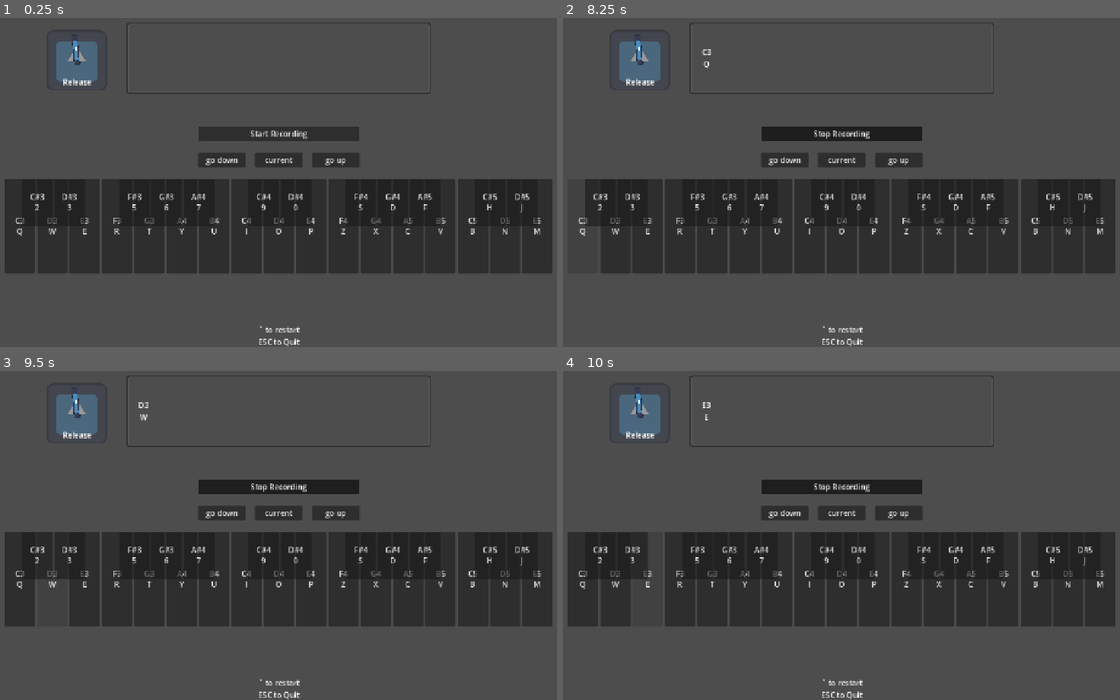
Above: before the commit, frames 1-4 (two rows, left to right).
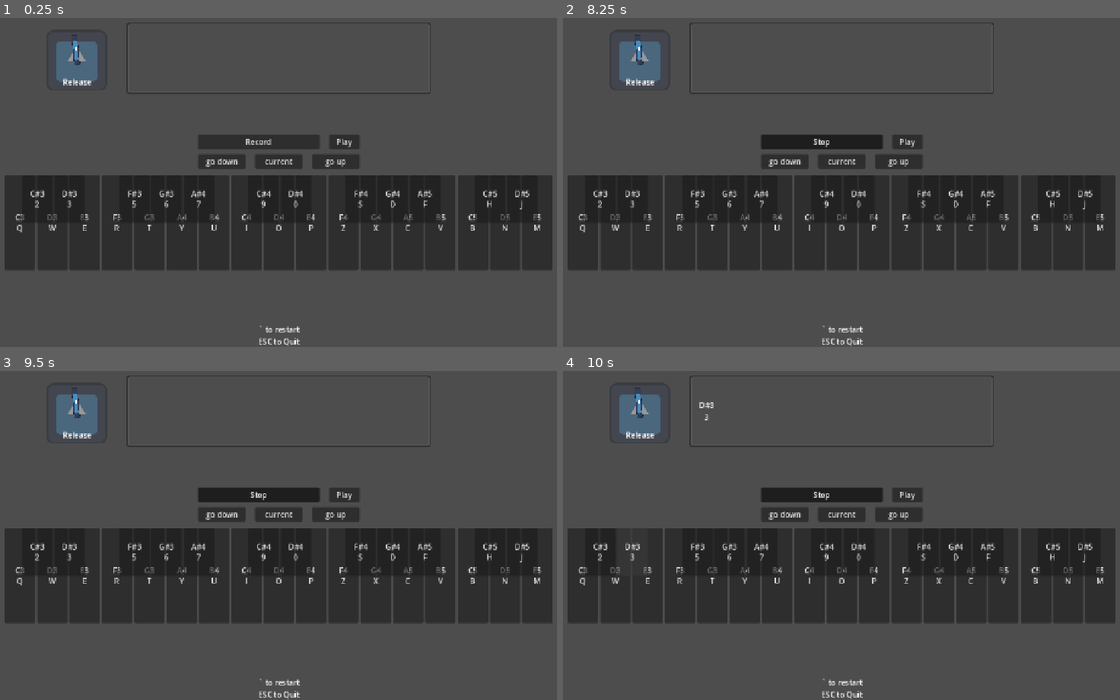
Above: after the commit, the same moments.

Repository: BaconEggsRL/GDSynth
Game: Godot game, scene res://main.tscn
Same seed, same stepped clock (60 frames per second), same inputs: the game is played once before the commit and once after it. The engine's default icon, where the game draws it, is replaced by a stand-in: a white triangle on a blue panel in a dark square.
Inputs (mouse positions are in pixels of both pictures, inside the frame that each line leads up to):
- Up to frame 1 (0.25 s): no input
- Up to frame 2 (8.25 s): click "Start Recording" (after the commit: "Record") at 0.5 s; click "Stop Recording" (after the commit: "Stop") at 1.25 s; click "current" at 2 s; click "Start Recording" (after the commit: "Record") at 2.75 s; click (908, 143) at 3.5 s, where only the run after the commit has a clickable "Play"; click (908, 143) at 4.25 s, where only the run after the commit has a clickable "Play"; click "go down" at 5 s; click "go down" at 5.75 s; click "go up" at 6.5 s; click "go up" at 7.25 s; click "C3 Q" at 8 s
- Up to frame 3 (9.5 s): click "D3 W" at 8.75 s
- Up to frame 4 (10 s): click "E3 E" at 9.5 s

The runs differ from the first frame. In frame 1, 5.0% of the frame differs, in the area x 0-100%, y 33-100%; in frame 2, 5.1%; in frame 3, 5.1%, in the area x 0-100%, y 9-100%; in frame 4, 5.1%.

Commit message:
ui

Diff:
--- /dev/null
+++ b/default_bus_layout.tres
@@ -0,0 +1,8 @@
+[gd_resource type="AudioBusLayout" load_steps=2 format=3 uid="uid://c8vxm0sctd011"]
+
+[sub_resource type="AudioEffectRecord" id="AudioEffectRecord_j3pel"]
+resource_name = "Record"
+
+[resource]
+bus/0/effect/0/effect = SubResource("AudioEffectRecord_j3pel")
+bus/0/effect/0/enabled = true
--- a/main.tscn
+++ b/main.tscn
@@ -24,13 +24,13 @@
 
 [node name="main" type="Node" node_paths=PackedStringArray("record", "release_knob", "down", "current", "up", "piano_black", "piano_white", "note_label", "polyphonic_player", "audio_player")]
 script = ExtResource("1_ig7tw")
-record = NodePath("Control/VBoxContainer/record")
+record = NodePath("Control/VBoxContainer/MarginContainer/VBoxContainer/record/record")
 release_knob = NodePath("Control/release_knob")
-down = NodePath("Control/VBoxContainer/quick/down")
-current = NodePath("Control/VBoxContainer/quick/current")
-up = NodePath("Control/VBoxContainer/quick/up")
-piano_black = NodePath("Control/VBoxContainer/VBoxContainer/piano_black")
-piano_white = NodePath("Control/VBoxContainer/VBoxContainer/piano_white")
+down = NodePath("Control/VBoxContainer/MarginContainer/VBoxContainer/quick/down")
+current = NodePath("Control/VBoxContainer/MarginContainer/VBoxContainer/quick/current")
+up = NodePath("Control/VBoxContainer/MarginContainer/VBoxContainer/quick/up")
+piano_black = NodePath("Control/VBoxContainer/piano/piano_black")
+piano_white = NodePath("Control/VBoxContainer/piano/piano_white")
 note_label = NodePath("Control/StatsPanel/MarginContainer/VBoxContainer/HBoxContainer/NoteLabel")
 polyphonic_player = NodePath("PolyphonicPlayer")
 audio_player = NodePath("AudioStreamPlayer")
@@ -56,75 +56,82 @@
 anchor_top = 0.5
 anchor_right = 0.5
 anchor_bottom = 0.5
-offset_left = -170.0
-offset_top = -20.0
-offset_right = 170.0
-offset_bottom = 20.0
+offset_left = -180.0
+offset_top = -48.0
+offset_right = 180.0
+offset_bottom = 48.0
 grow_horizontal = 2
 grow_vertical = 2
-theme_override_constants/separation = 24
-
-[node name="record" type="Button" parent="Control/VBoxContainer"]
-custom_minimum_size = Vector2(338, 0)
+
+[node name="MarginContainer" type="MarginContainer" parent="Control/VBoxContainer"]
 layout_mode = 2
 size_flags_horizontal = 4
+theme_override_constants/margin_left = 10
+theme_override_constants/margin_top = 10
+theme_override_constants/margin_right = 10
+theme_override_constants/margin_bottom = 10
+
+[node name="VBoxContainer" type="VBoxContainer" parent="Control/VBoxContainer/MarginContainer"]
+layout_mode = 2
+theme_override_constants/separation = 10
+
+[node name="record" type="HBoxContainer" parent="Control/VBoxContainer/MarginContainer/VBoxContainer"]
+layout_mode = 2
+theme_override_constants/separation = 20
+alignment = 1
+
+[node name="record" type="Button" parent="Control/VBoxContainer/MarginContainer/VBoxContainer/record"]
+layout_mode = 2
+size_flags_horizontal = 3
 focus_mode = 0
 toggle_mode = true
 action_mode = 0
-text = "Start Recording"
+text = "Record"
 script = ExtResource("2_h2yge")
 
-[node name="quick" type="HBoxContainer" parent="Control/VBoxContainer"]
+[node name="play" type="Button" parent="Control/VBoxContainer/MarginContainer/VBoxContainer/record"]
+custom_minimum_size = Vector2(64, 0)
+layout_mode = 2
+focus_mode = 0
+toggle_mode = true
+action_mode = 0
+text = "Play"
+
+[node name="quick" type="HBoxContainer" parent="Control/VBoxContainer/MarginContainer/VBoxContainer"]
 layout_mode = 2
 size_flags_horizontal = 4
 theme_override_constants/separation = 20
 
-[node name="down" type="Button" parent="Control/VBoxContainer/quick"]
+[node name="down" type="Button" parent="Control/VBoxContainer/MarginContainer/VBoxContainer/quick"]
 custom_minimum_size = Vector2(100, 0)
 layout_mode = 2
 focus_mode = 0
 action_mode = 0
 text = "go down"
 
-[node name="current" type="Button" parent="Control/VBoxContainer/quick"]
+[node name="current" type="Button" parent="Control/VBoxContainer/MarginContainer/VBoxContainer/quick"]
 custom_minimum_size = Vector2(100, 0)
 layout_mode = 2
 focus_mode = 0
 action_mode = 0
 text = "current"
 
-[node name="up" type="Button" parent="Control/VBoxContainer/quick"]
+[node name="up" type="Button" parent="Control/VBoxContainer/MarginContainer/VBoxContainer/quick"]
 custom_minimum_size = Vector2(100, 0)
 layout_mode = 2
 focus_mode = 0
 action_mode = 0
 text = "go up"
 
-[node name="VBoxContainer" type="VBoxContainer" parent="Control/VBoxContainer"]
+[node name="piano" type="VBoxContainer" parent="Control/VBoxContainer"]
 layout_mode = 2
 theme_override_constants/separation = -200
 
-[node name="piano_white" type="HBoxContainer" parent="Control/VBoxContainer/VBoxContainer"]
-layout_mode = 2
-
-[node name="piano_black" type="HBoxContainer" parent="Control/VBoxContainer/VBoxContainer"]
-layout_mode = 2
-
-[node name="Label" type="Label" parent="Control"]
-layout_mode = 1
-anchors_preset = 7
-anchor_left = 0.5
-anchor_top = 1.0
-anchor_right = 0.5
-anchor_bottom = 1.0
-offset_left = -20.0
-offset_top = -23.0
-offset_right = 20.0
-grow_horizontal = 2
-grow_vertical = 0
-text = "` to restart
-ESC to Quit"
-horizontal_alignment = 1
+[node name="piano_white" type="HBoxContainer" parent="Control/VBoxContainer/piano"]
+layout_mode = 2
+
+[node name="piano_black" type="HBoxContainer" parent="Control/VBoxContainer/piano"]
+layout_mode = 2
 
 [node name="StatsPanel" type="Panel" parent="Control"]
 layout_mode = 1
@@ -167,20 +174,35 @@
 horizontal_alignment = 1
 vertical_alignment = 1
 
+[node name="HintLabel" type="Label" parent="Control"]
+layout_mode = 1
+anchors_preset = 7
+anchor_left = 0.5
+anchor_top = 1.0
+anchor_right = 0.5
+anchor_bottom = 1.0
+offset_left = -43.5
+offset_top = -49.0
+offset_right = 43.5
+grow_horizontal = 2
+grow_vertical = 0
+text = "` to restart
+ESC to Quit"
+horizontal_alignment = 1
+
 [node name="release_knob" parent="Control" instance=ExtResource("2_0xm2m")]
 position = Vector2(215, 116)
 
-[node name="Label2" type="Label" parent="Control"]
-layout_mode = 0
-offset_left = 174.0
-offset_top = 150.0
-offset_right = 258.0
-offset_bottom = 173.0
+[node name="ReleaseLabel" type="Label" parent="Control/release_knob"]
+offset_left = -41.0
+offset_top = 34.0
+offset_right = 43.0
+offset_bottom = 57.0
 text = "Release"
 horizontal_alignment = 1
 
-[connection signal="pressed" from="Control/VBoxContainer/record" to="Control/VBoxContainer/record" method="_on_pressed"]
-[connection signal="toggled" from="Control/VBoxContainer/record" to="Control/VBoxContainer/record" method="_on_toggled"]
-[connection signal="pressed" from="Control/VBoxContainer/quick/down" to="." method="_on_down_pressed"]
-[connection signal="pressed" from="Control/VBoxContainer/quick/current" to="." method="_on_current_pressed"]
-[connection signal="pressed" from="Control/VBoxContainer/quick/up" to="." method="_on_up_pressed"]
+[connection signal="pressed" from="Control/VBoxContainer/MarginContainer/VBoxContainer/record/record" to="Control/VBoxContainer/MarginContainer/VBoxContainer/record/record" method="_on_pressed"]
+[connection signal="toggled" from="Control/VBoxContainer/MarginContainer/VBoxContainer/record/record" to="Control/VBoxContainer/MarginContainer/VBoxContainer/record/record" method="_on_toggled"]
+[connection signal="pressed" from="Control/VBoxContainer/MarginContainer/VBoxContainer/quick/down" to="." method="_on_down_pressed"]
+[connection signal="pressed" from="Control/VBoxContainer/MarginContainer/VBoxContainer/quick/current" to="." method="_on_current_pressed"]
+[connection signal="pressed" from="Control/VBoxContainer/MarginContainer/VBoxContainer/quick/up" to="." method="_on_up_pressed"]
--- a/project.godot
+++ b/project.godot
@@ -14,6 +14,10 @@
 run/main_scene="uid://qpwnrp6mvont"
 config/features=PackedStringArray("4.4", "GL Compatibility")
 config/icon="res://icon.svg"
+
+[audio]
+
+driver/enable_input=true
 
 [display]
 
--- a/record.gd
+++ b/record.gd
@@ -1,11 +1,38 @@
 extends Button
 
-func _ready() -> void:
-	self.text = "Start Recording"
+var record_test = "Record"
+var stop_text = "Stop"
+
+var effect:AudioEffectRecord
+var recording:AudioStreamWAV
 
 
-func _on_toggled(toggled_on: bool) -> void:
-	if toggled_on:
-		self.text = "Stop Recording"
+func _ready() -> void:
+	# We get the index of the "Record" bus.
+	var idx = AudioServer.get_bus_index("Master")
+	# And use it to retrieve its first effect, which has been defined
+	# as an "AudioEffectRecord" resource.
+	effect = AudioServer.get_bus_effect(idx, 0)
+	self.text = record_test
+
+
+func _on_toggled(_toggled_on: bool) -> void:
+	if effect.is_recording_active():
+		self.text = record_test
+		recording = effect.get_recording()
+		effect.set_recording_active(false)
+
+		# $PlayButton.disabled = false
+		# $SaveButton.disabled = false
+
+		# $RecordButton.text = "Record"
+		# $Status.text = ""
 	else:
-		self.text = "Start Recording"
+		self.text = stop_text
+		effect.set_recording_active(true)
+
+		# $PlayButton.disabled = true
+		# $SaveButton.disabled = true
+
+		# $RecordButton.text = "Stop"
+		# $Status.text = "Recording..."
